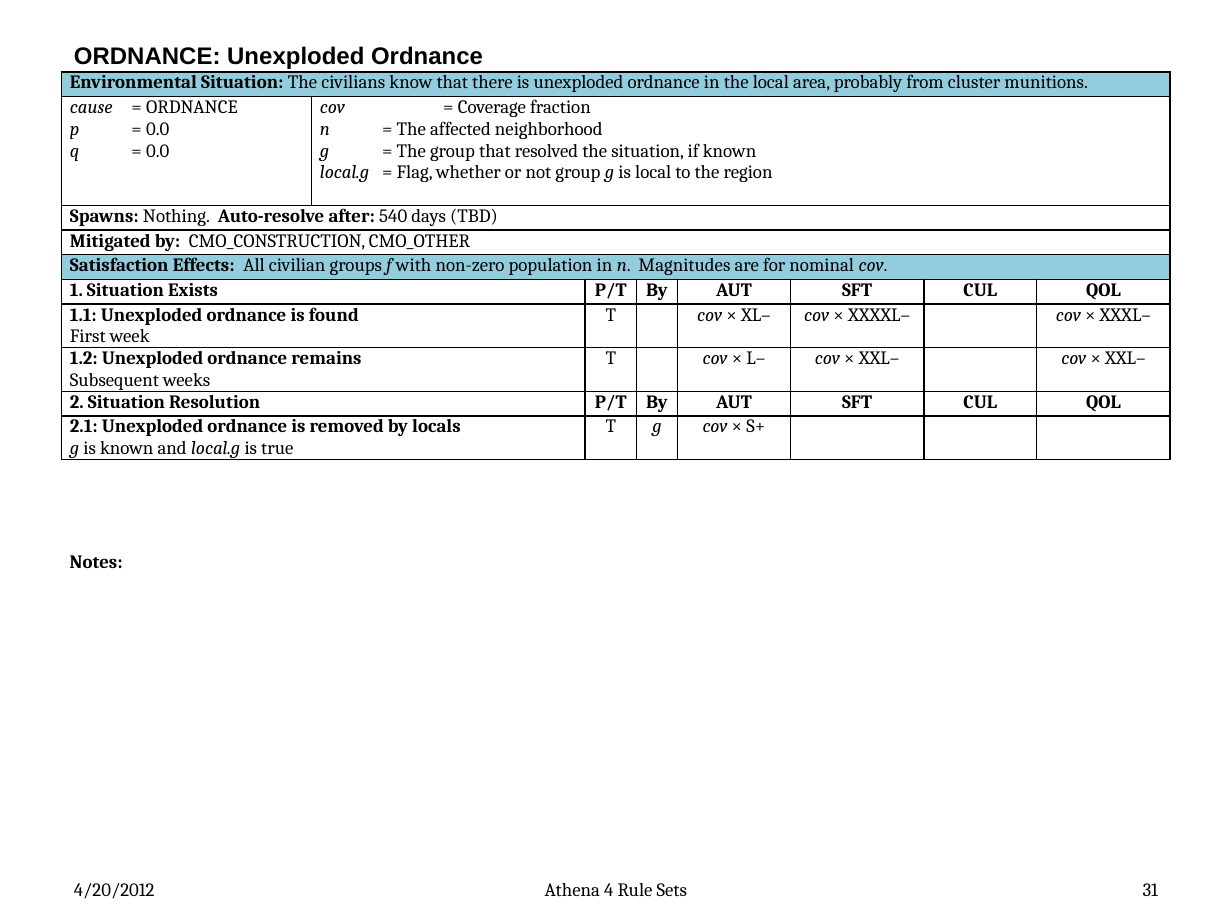
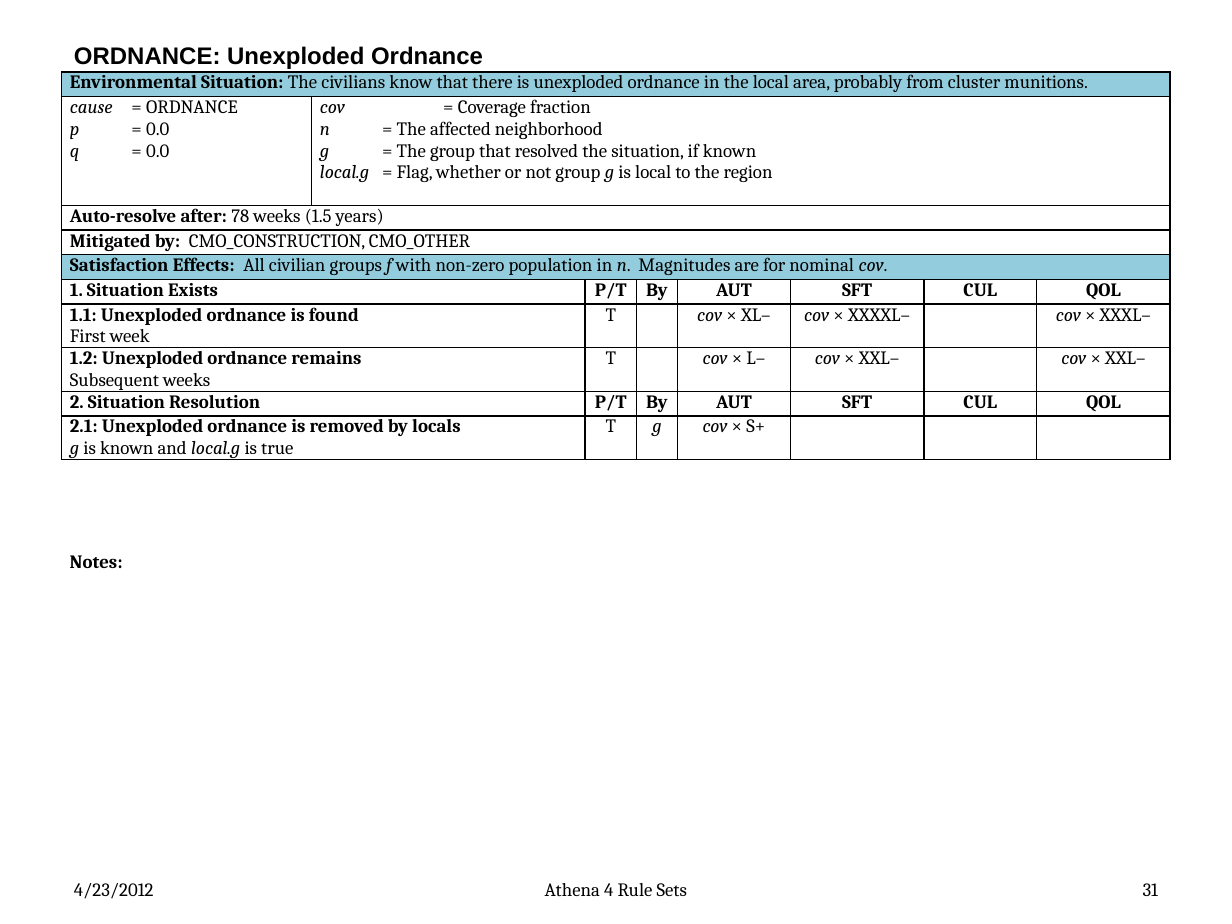
Before and after one commit to AthenaModel/athena-legacy, a slide deck: slide 31 of docs/dev/rules.pptx. Drawn at 1232x924 pixels with LibreOffice and Linux fonts; fonts in the diff are those of the drawing. Boxes give left, top, right and bottom in pixels: in the first picture for what was removed or moved away, otherwise in the second. Text is boxed around its words. In the diff, an @@ line names an element or a change of style, - is before the commit and + after.

Commit message:
Fixed Bug #{3390}
1) Removed all ensit spawn code, including the parmdb(5) parameters.

2) Updated the generic situation code to get "ts" from the situation-type,
   so that ensit(sim) can set ts to the time of assessment.

3) Updated the test suite.

4) Updates the rules document.

```diff
--- a/docs/dev/rules.pptx
+++ b/docs/dev/rules.pptx
@@ table at [62,71,1170,468] @@
-row 3, column 1: Spawns: Nothing. Auto-resolve after: 540 days (TBD)
+row 3, column 1: Auto-resolve after: 78 weeks (1.5 years)
@@ text at [74,883,154,899]: text changed @@
-4/20/2012
+4/23/2012
```
Also in this commit, not shown: 75 other slides changed, 7 other files.
